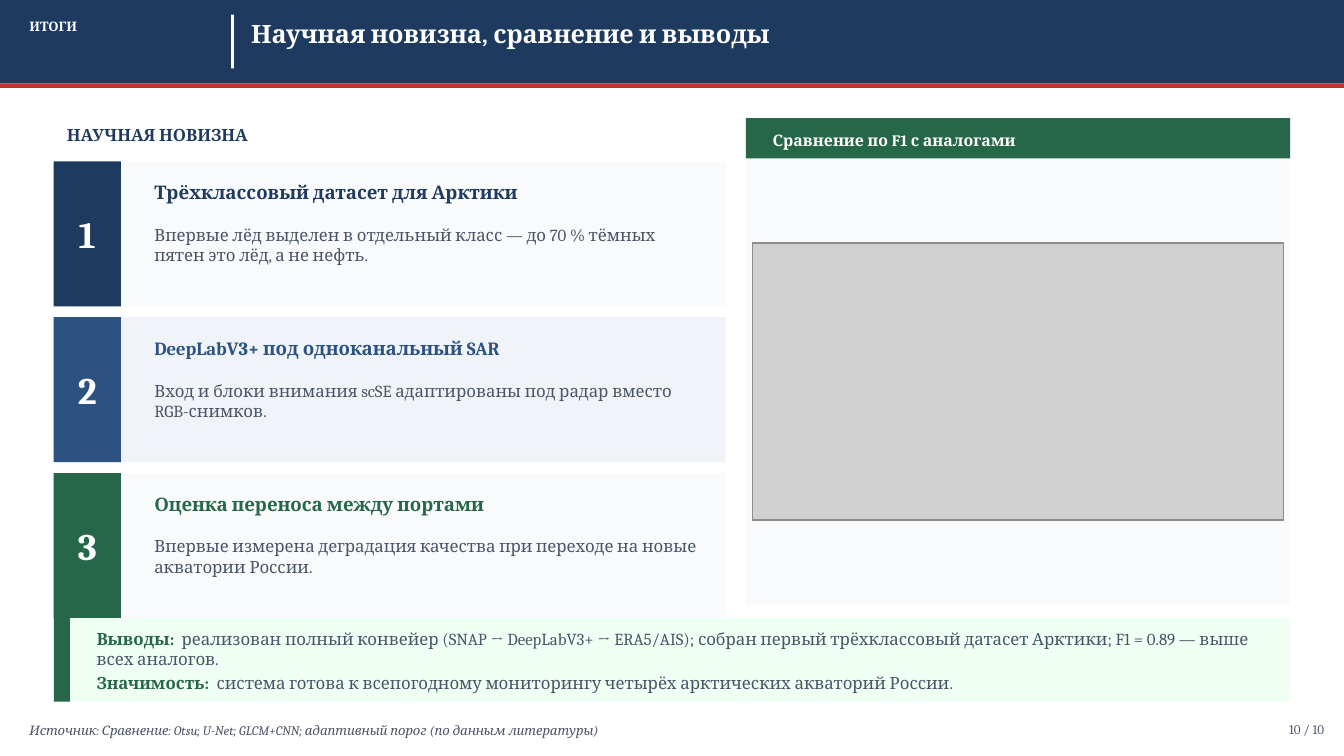
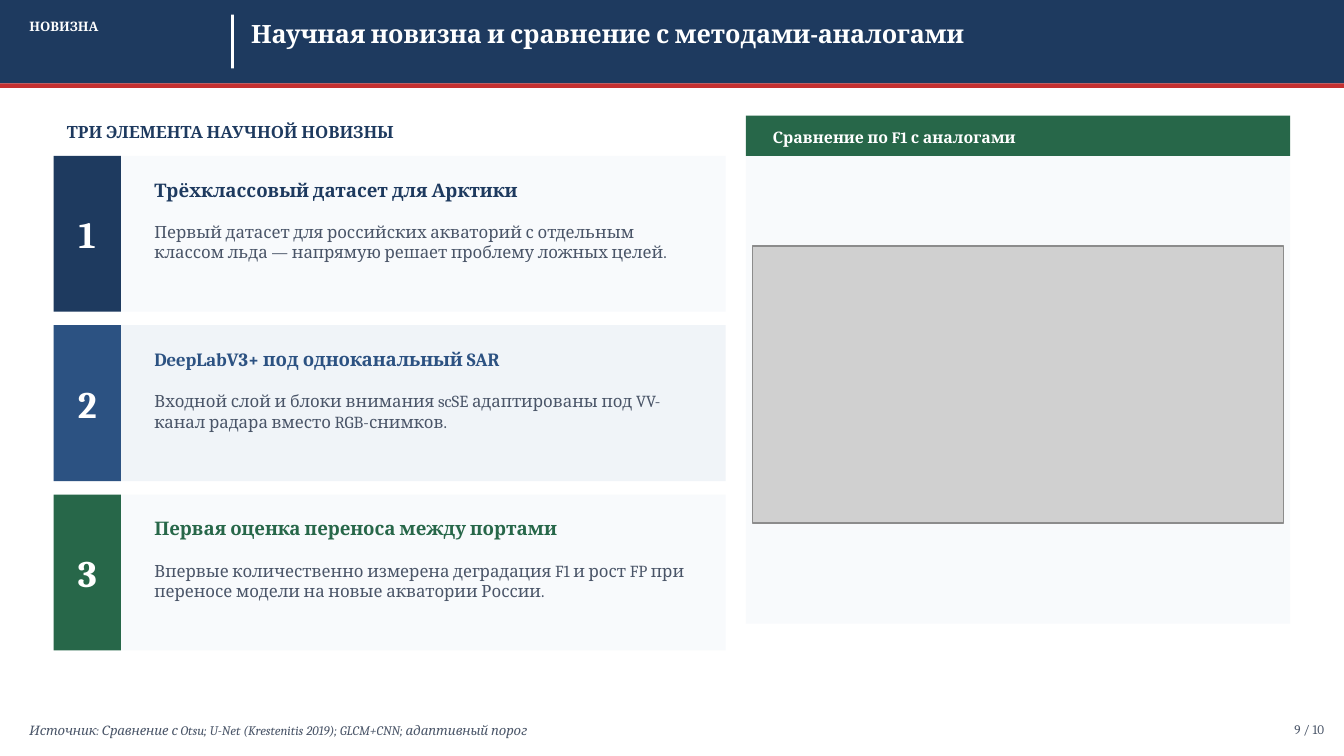
Before and after one commit to Confucius-hub/spbu_db_hw, a slide deck: slide 9 of thesis/presentation/Презентация_ВКР_2026.pptx (slide 10 before the commit). Drawn at 1344x756 pixels with LibreOffice and Linux fonts; fonts in the diff are those of the drawing; grey boxes stand for pictures. Boxes give left, top, right and bottom in pixels: in the first picture for what was removed or moved away, otherwise in the second. Text is boxed around its words. In the diff, an @@ line names an element or a change of style, - is before the commit and + after.

```diff
--- a/thesis/presentation/Презентация_ВКР_2026.pptx
+++ b/thesis/presentation/Презентация_ВКР_2026.pptx
@@ text at bbox=[29, 21, 98, 31]: text changed @@
-ИТОГИ
+НОВИЗНА
@@ text at bbox=[251, 25, 964, 49]: text changed @@
-Научная новизна, сравнение и выводы
+Научная новизна и сравнение с методами-аналогами
@@ rectangle: place and size @@
-rectangle at bbox=[746, 118, 1290, 605]
+rectangle at bbox=[746, 116, 1290, 624]
@@ text at bbox=[67, 123, 393, 138]: text changed @@
-НАУЧНАЯ НОВИЗНА
+ТРИ ЭЛЕМЕНТА НАУЧНОЙ НОВИЗНЫ
@@ rectangle: place and size @@
-rectangle at bbox=[54, 161, 726, 306]
+rectangle at bbox=[54, 156, 726, 312]
@@ rectangle: place and size @@
-rectangle at bbox=[54, 161, 121, 306]
+rectangle at bbox=[54, 156, 121, 312]
@@ text at bbox=[154, 225, 664, 262]: text changed @@
-Впервые лёд выделен в отдельный класс — до 70 % тёмных пятен это лёд, а не нефть.
+Первый датасет для российских акваторий с отдельным классом льда — напрямую решает проблему ложных целей.
@@ rectangle: place and size @@
-rectangle at bbox=[54, 317, 726, 462]
+rectangle at bbox=[54, 325, 726, 481]
@@ rectangle: place and size @@
-rectangle at bbox=[54, 317, 121, 462]
+rectangle at bbox=[54, 325, 121, 481]
@@ text "DeepLabV3+ под одноканальный SAR": place and size @@
-text "DeepLabV3+ под одноканальный SAR" at bbox=[154, 340, 500, 359]
+text "DeepLabV3+ под одноканальный SAR" at bbox=[154, 351, 500, 370]
@@ text "2": place and size @@
-text "2" at bbox=[78, 378, 97, 404]
+text "2" at bbox=[78, 392, 97, 418]
@@ text at bbox=[154, 394, 660, 432]: text changed @@
-Вход и блоки внимания scSE адаптированы под радар вместо RGB-снимков.
+Входной слой и блоки внимания scSE адаптированы под VV-канал радара вместо RGB-снимков.
@@ rectangle: place and size @@
-rectangle at bbox=[54, 473, 726, 618]
+rectangle at bbox=[54, 495, 726, 650]
@@ rectangle: place and size @@
-rectangle at bbox=[54, 473, 121, 618]
+rectangle at bbox=[54, 495, 121, 650]
@@ text at bbox=[154, 521, 557, 540]: text changed @@
-Оценка переноса между портами
+Первая оценка переноса между портами
@@ text "3": place and size @@
-text "3" at bbox=[78, 534, 97, 561]
+text "3" at bbox=[78, 561, 97, 588]
@@ text at bbox=[154, 565, 684, 601]: text changed @@
-Впервые измерена деградация качества при переходе на новые акватории России.
+Впервые количественно измерена деградация F1 и рост FP при переносе модели на новые акватории России.
@@ rectangle removed at bbox=[54, 618, 1290, 702] @@
@@ rectangle removed at bbox=[54, 618, 70, 702] @@
@@ text removed at bbox=[97, 632, 1248, 693] @@
-Выводы: реализован полный конвейер (SNAP → DeepLabV3+ → ERA5/AIS); собран первый трёхклассовый датасет Арктики; F1 = 0.89 — выше всех аналогов.
-Значимость: система готова к всепогодному мониторингу четырёх арктических акваторий России.
@@ text at bbox=[29, 725, 528, 738]: text changed @@
-Источник: Сравнение: Otsu; U-Net; GLCM+CNN; адаптивный порог (по данным литературы)
+Источник: Сравнение с Otsu; U-Net (Krestenitis 2019); GLCM+CNN; адаптивный порог
@@ text at bbox=[1294, 725, 1324, 734]: text changed @@
-10 / 10
+9 / 10
```
Also in this commit, not shown: 6 other slides changed, 2 slides added, 2 slides removed, 11 other files.
